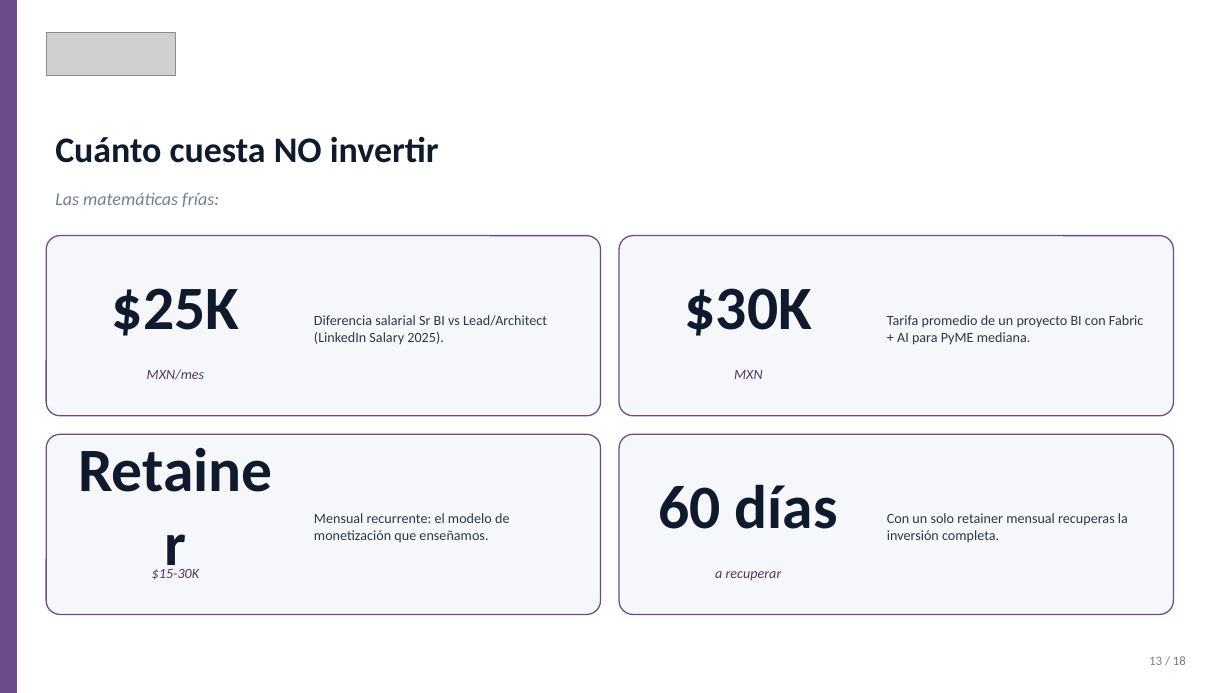
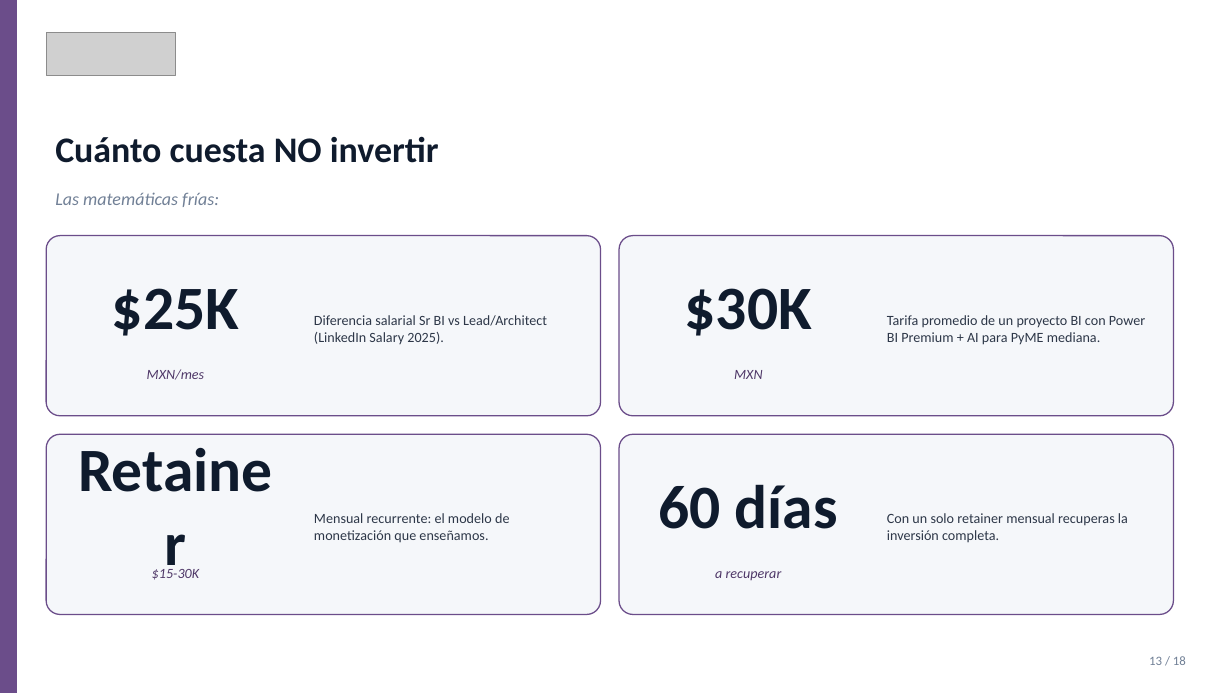
Before and after one commit to iKingRagnar/2BI, a slide deck: slide 13 of scorecard-General/PAGINA-2BI/academia/materiales/08_Premium_Presentacion_Comercial.pptx. Drawn at 1232x693 pixels with LibreOffice and Linux fonts; fonts in the diff are those of the drawing; grey boxes stand for pictures. Boxes give left, top, right and bottom in pixels: in the first picture for what was removed or moved away, otherwise in the second. Text is boxed around its words. In the diff, an @@ line names an element or a change of style, - is before the commit and + after.

Commit message:
feat(academia): nueva seccion de cursos Power BI con 4 tiers + 12 materiales

```diff
--- a/scorecard-General/PAGINA-2BI/academia/materiales/08_Premium_Presentacion_Comercial.pptx
+++ b/scorecard-General/PAGINA-2BI/academia/materiales/08_Premium_Presentacion_Comercial.pptx
@@ text at (887, 315, 1145, 345): text changed @@
-Tarifa promedio de un proyecto BI con Fabric + AI para PyME mediana.
+Tarifa promedio de un proyecto BI con Power BI Premium + AI para PyME mediana.
```
Also in this commit, not shown: 9 other slides changed, 28 other files.
